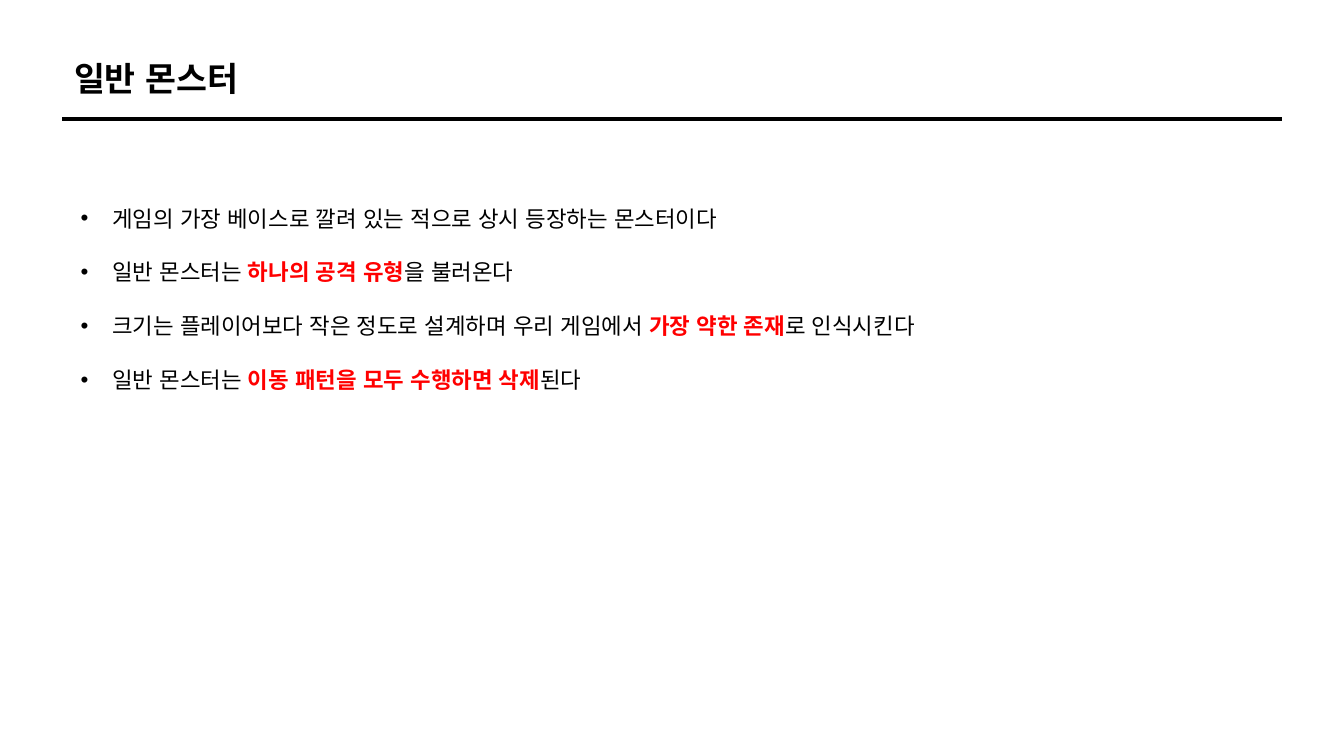
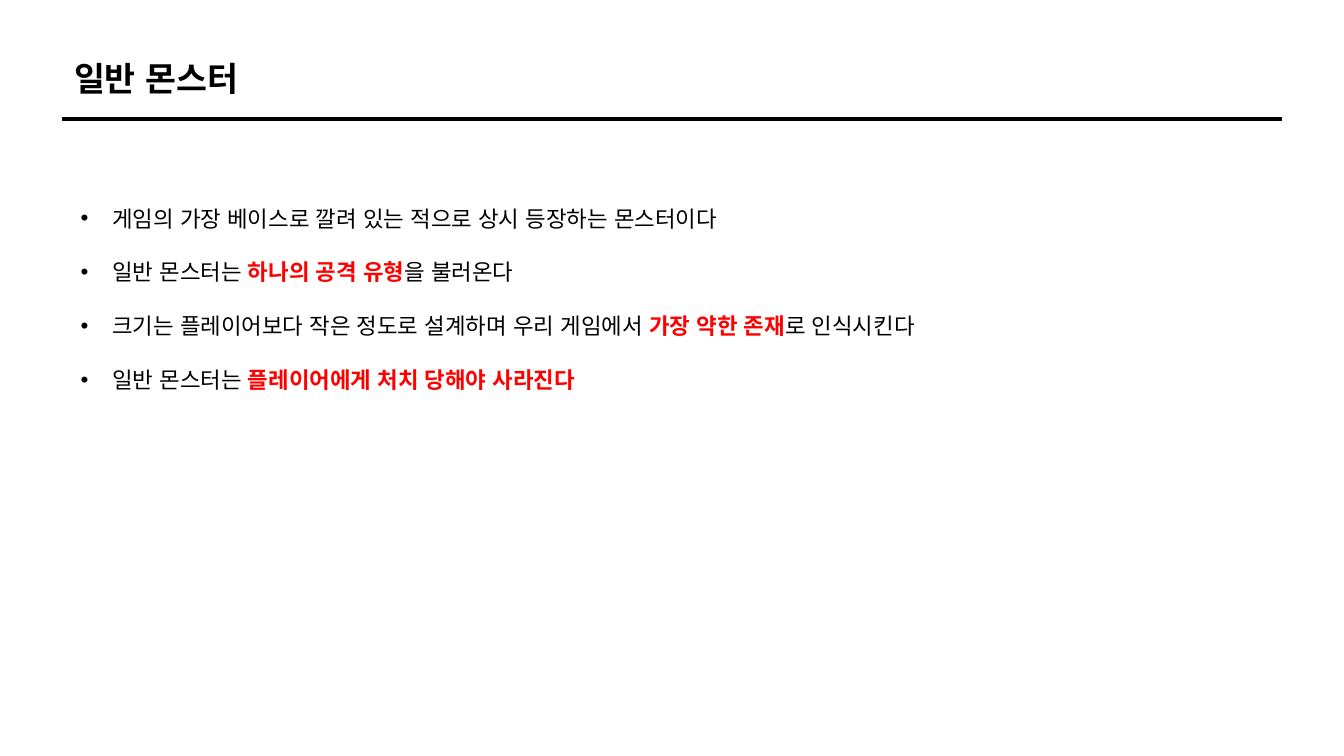
Before and after one commit to ikarijaeyoung/Project_SkyPower, a slide deck: slide 30 of Project_Design/백승헌/전투기획.pptx. Drawn at 1344x756 pixels with LibreOffice and Linux fonts; fonts in the diff are those of the drawing. Boxes give left, top, right and bottom in pixels: in the first picture for what was removed or moved away, otherwise in the second. Text is boxed around its words. In the diff, an @@ line names an element or a change of style, - is before the commit and + after.

```diff
--- a/Project_Design/백승헌/전투기획.pptx
+++ b/Project_Design/백승헌/전투기획.pptx
@@ text at [112, 369, 575, 390]: text changed @@
-• 일반 몬스터는 이동 패턴을 모두 수행하면 삭제된다
+• 일반 몬스터는 플레이어에게 처치 당해야 사라진다
```
Also in this commit, not shown: 9 other slides changed, 6 slides removed.
